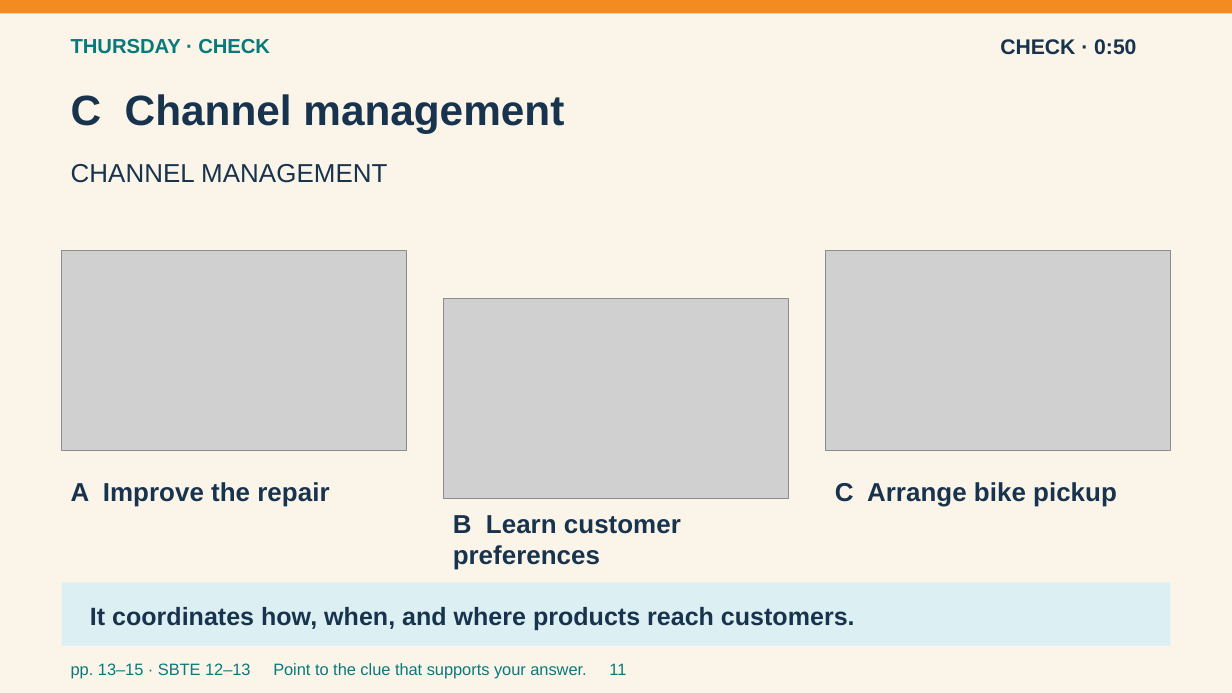
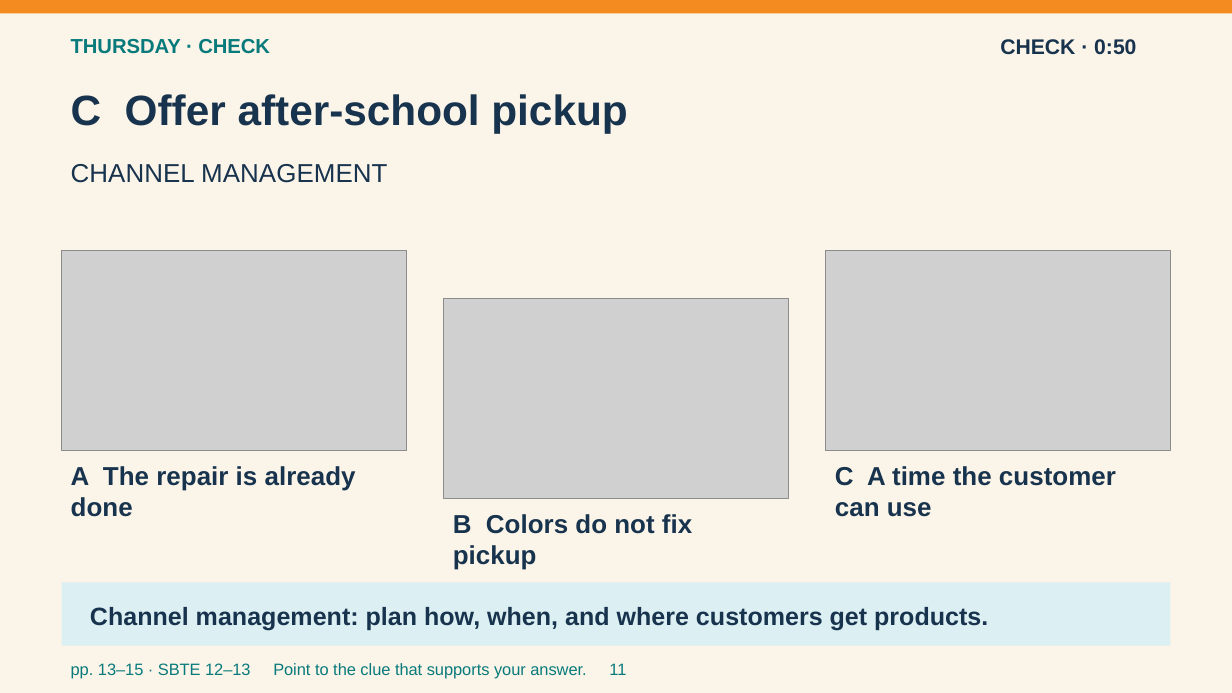
Before and after one commit to pzg8794/teaching-placement, a slide deck: slide 11 of second-placement/planning/2026-09-21-to-25/2026-09-21-to-25-Entry-Routines-Visual-v3.pptx. Drawn at 1232x693 pixels with LibreOffice and Linux fonts; fonts in the diff are those of the drawing; grey boxes stand for pictures. Boxes give left, top, right and bottom in pixels: in the first picture for what was removed or moved away, otherwise in the second. Text is boxed around its words. In the diff, an @@ line names an element or a change of style, - is before the commit and + after.

```diff
--- a/second-placement/planning/2026-09-21-to-25/2026-09-21-to-25-Entry-Routines-Visual-v3.pptx
+++ b/second-placement/planning/2026-09-21-to-25/2026-09-21-to-25-Entry-Routines-Visual-v3.pptx
@@ text at (71, 94, 627, 133): text changed @@
-C Channel management
+C Offer after-school pickup
@@ text at (71, 466, 356, 517): text changed @@
-A Improve the repair
+A The repair is already done
@@ text at (835, 466, 1116, 517): text changed @@
-C Arrange bike pickup
+C A time the customer can use
@@ text at (453, 514, 692, 570): text changed @@
-B Learn customer preferences
+B Colors do not fix pickup
@@ text at (90, 607, 988, 631): text changed @@
-It coordinates how, when, and where products reach customers.
+Channel management: plan how, when, and where customers get products.
```
Also in this commit, not shown: 4 other slides changed, 2 other files.
